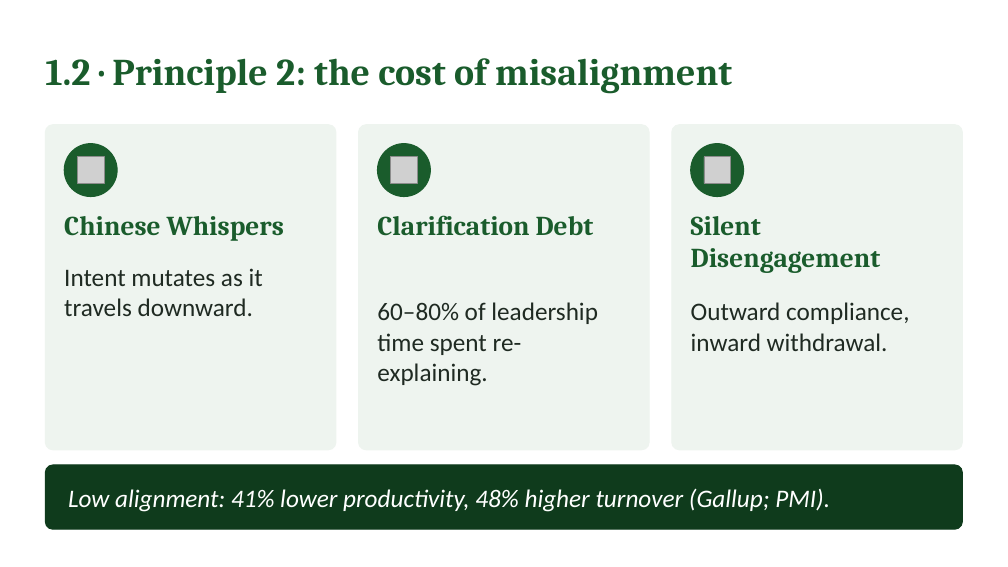
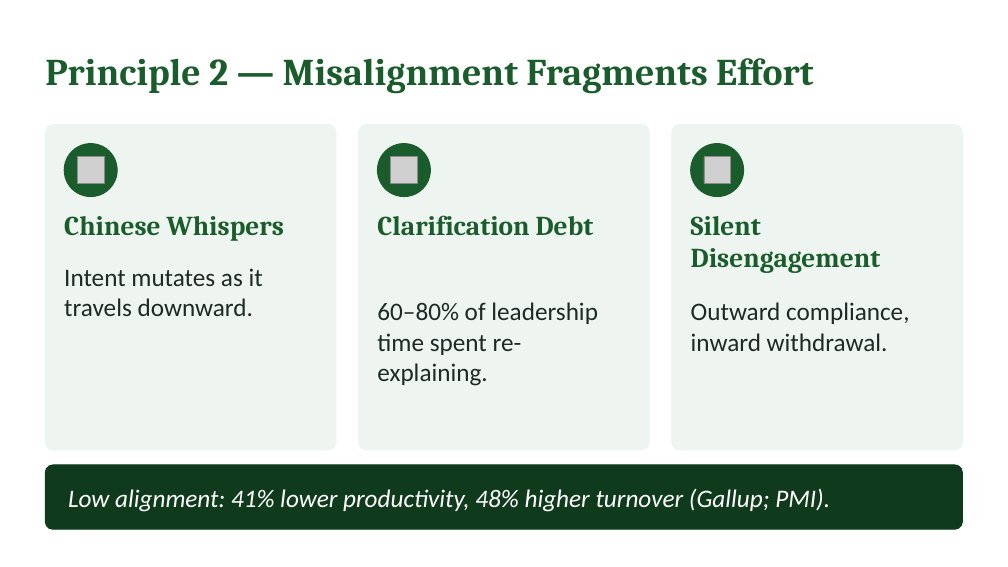
Before and after one commit to IBSL26/ibsl-platform, a slide deck: slide 8 of Unit decks/Unit 05 - Aligning Heart & Mind.pptx (slide 7 before the commit). Drawn at 1008x567 pixels with LibreOffice and Linux fonts; fonts in the diff are those of the drawing; grey boxes stand for pictures. Boxes give left, top, right and bottom in pixels: in the first picture for what was removed or moved away, otherwise in the second. Text is boxed around its words. In the diff, an @@ line names an element or a change of style, - is before the commit and + after.

```diff
--- a/Unit decks/Unit 05 - Aligning Heart & Mind.pptx
+++ b/Unit decks/Unit 05 - Aligning Heart & Mind.pptx
@@ text at [45, 58, 813, 93]: text changed @@
-1.2 · Principle 2: the cost of misalignment
+Principle 2 — Misalignment Fragments Effort
```
Also in this commit, not shown: 4 other slides changed, 4 slides added, 3 other files.
